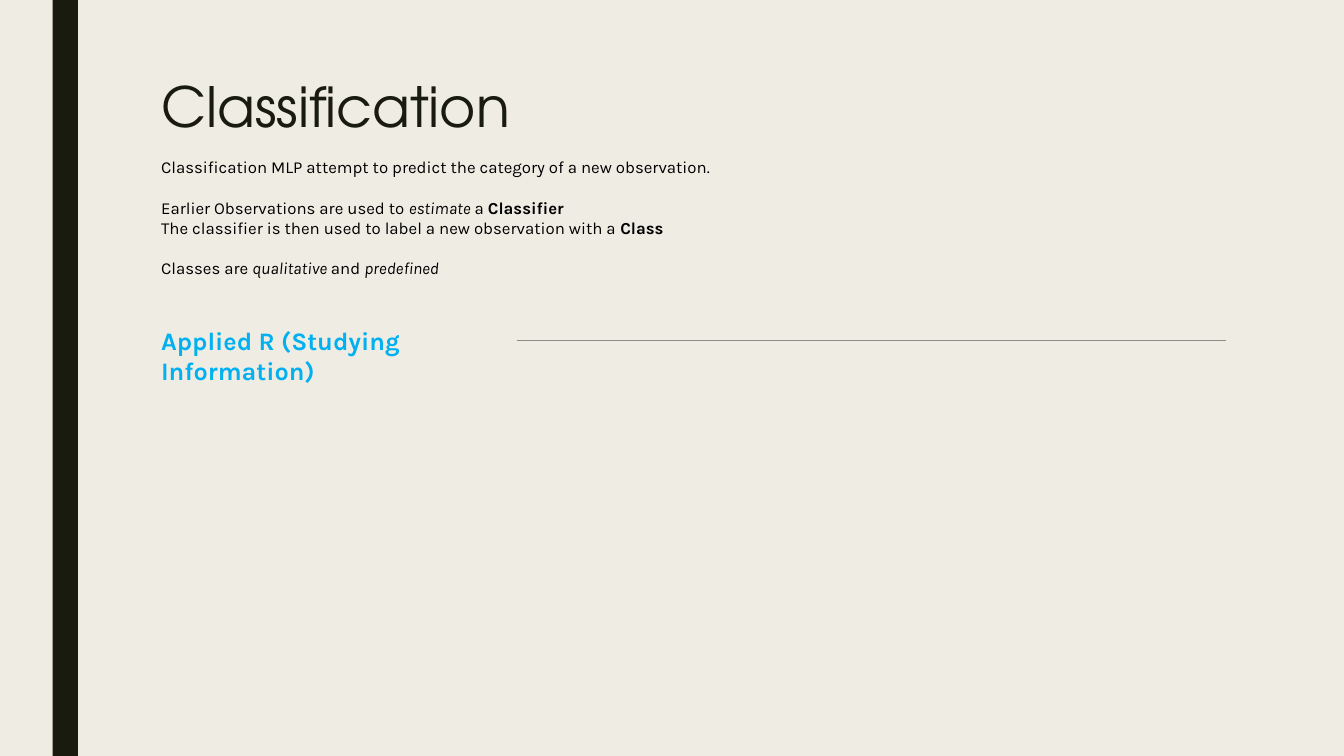
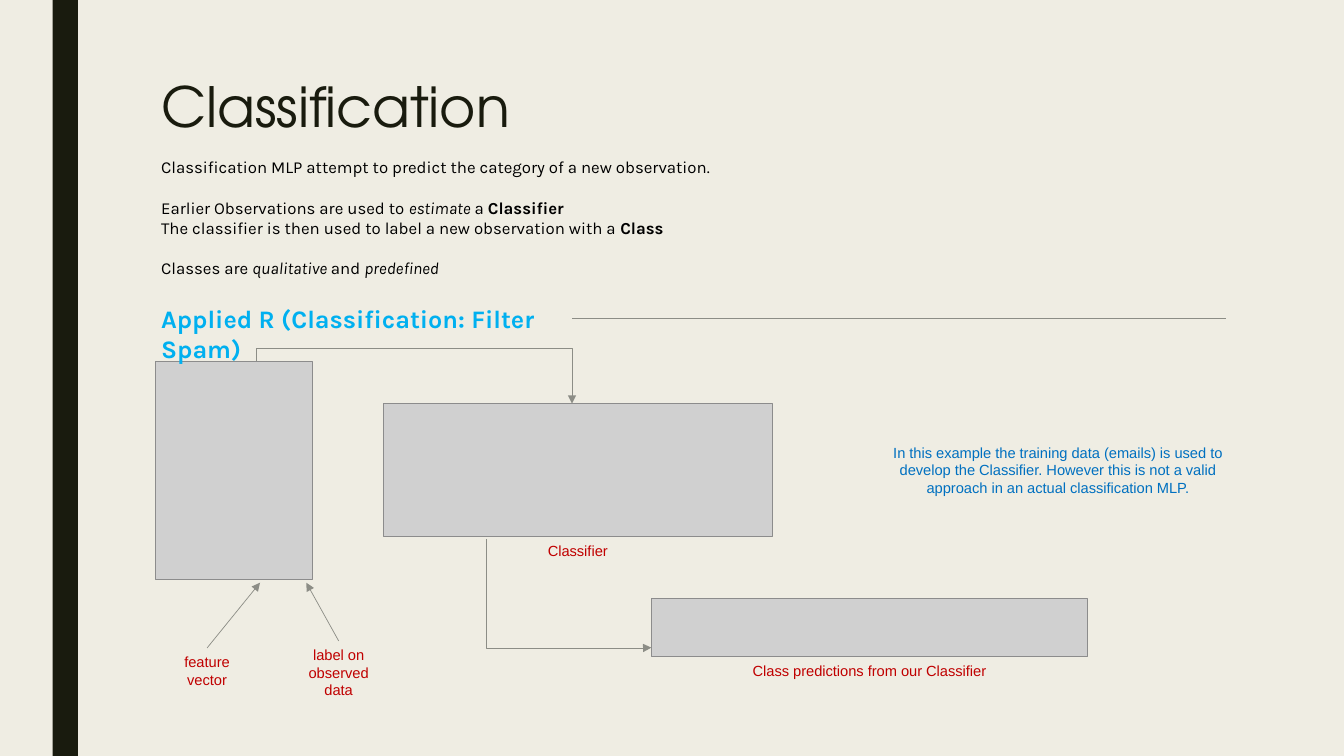
Before and after one commit to parcap/business-education, a slide deck: slide 4 of Introduction-to-Machine-Learning/Introduction to Machine Learning.pptx. Drawn at 1344x756 pixels with LibreOffice and Linux fonts; fonts in the diff are those of the drawing; grey boxes stand for pictures. Boxes give left, top, right and bottom in pixels: in the first picture for what was removed or moved away, otherwise in the second. Text is boxed around its words. In the diff, an @@ line names an element or a change of style, - is before the commit and + after.

```diff
--- a/Introduction-to-Machine-Learning/Introduction to Machine Learning.pptx
+++ b/Introduction-to-Machine-Learning/Introduction to Machine Learning.pptx
@@ text at <box>161,309,534,364</box>: text changed @@
-Applied R (Studying Information)
+Applied R (Classification: Filter Spam)
@@ line moved from (517, 341) - (1226, 341) to (573, 319) - (1226, 319) @@
@@ elbow arrow added from (257, 361) to (573, 403), #8C8D86 0.5 pt @@
@@ picture added at <box>155,361,313,579</box> @@
@@ picture added at <box>383,403,772,536</box> @@
@@ text added at <box>893,447,1222,496</box>, 10.5 pt, text #0070C0 @@
+In this example the training data (emails) is used to develop the Classifier. However this is not a valid approach in an actual classification MLP.
@@ elbow arrow added from (487, 539) to (651, 648), #8C8D86 0.5 pt @@
@@ text added at <box>548,545,608,556</box>, 10.5 pt, text #C00000 @@
+Classifier
@@ arrow added from (207, 648) to (260, 583), #8C8D86 0.5 pt @@
@@ arrow added from (339, 641) to (307, 583), #8C8D86 0.5 pt @@
@@ picture added at <box>651,599,1088,656</box> @@
@@ text added at <box>184,656,229,685</box>, 10.5 pt, text #C00000 @@
+feature vector
@@ text added at <box>309,649,369,695</box>, 10.5 pt, text #C00000 @@
+label on observed data
@@ text added at <box>753,665,986,679</box>, 10.5 pt, text #C00000 @@
+Class predictions from our Classifier
```
